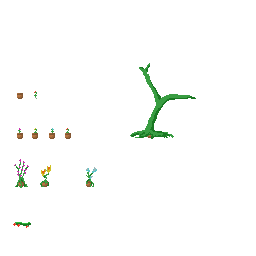
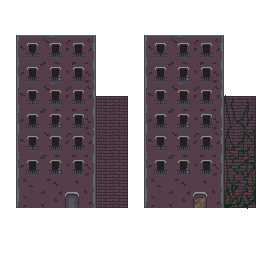
Layer changes from the first (256, 256) image to the second:
added layer "Paint Layer 23" in group "Group 12" over [192, 128, 256, 209]
added layer "Paint Layer 22" in group "Group 12" over [192, 192, 256, 209]
added layer "Mossy" in group "Group 12" over [13, 35, 256, 228]
added layer "Building Edges Merged" in group "Group 12" over [13, 35, 256, 228]
hid group "Group 14" (2 layers) over [13, 35, 256, 228]
hid "Paint Layer 21" over [13, 35, 256, 228]
hid group "Apartment" (8 layers) over [13, 35, 256, 228]
